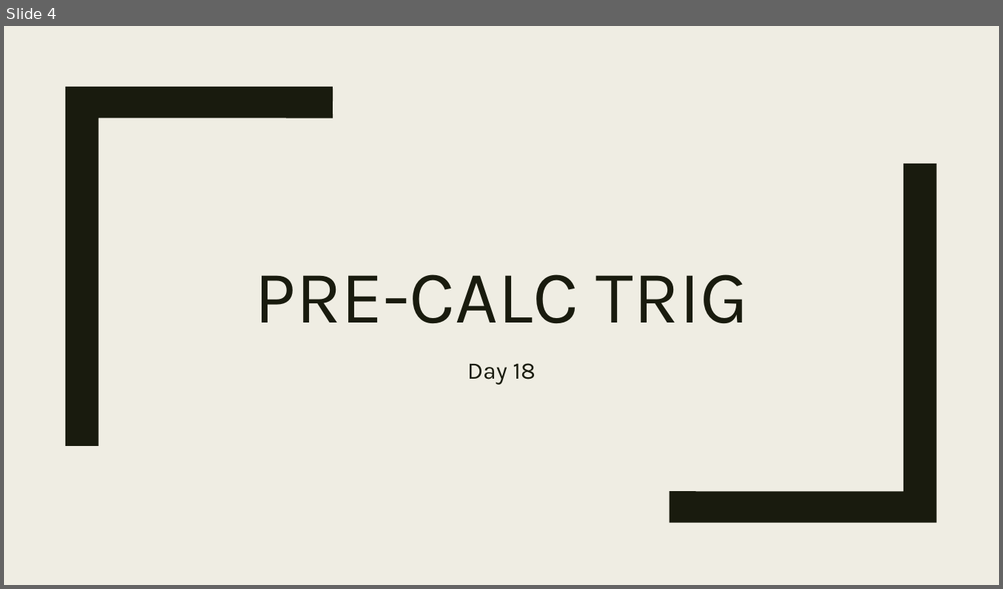
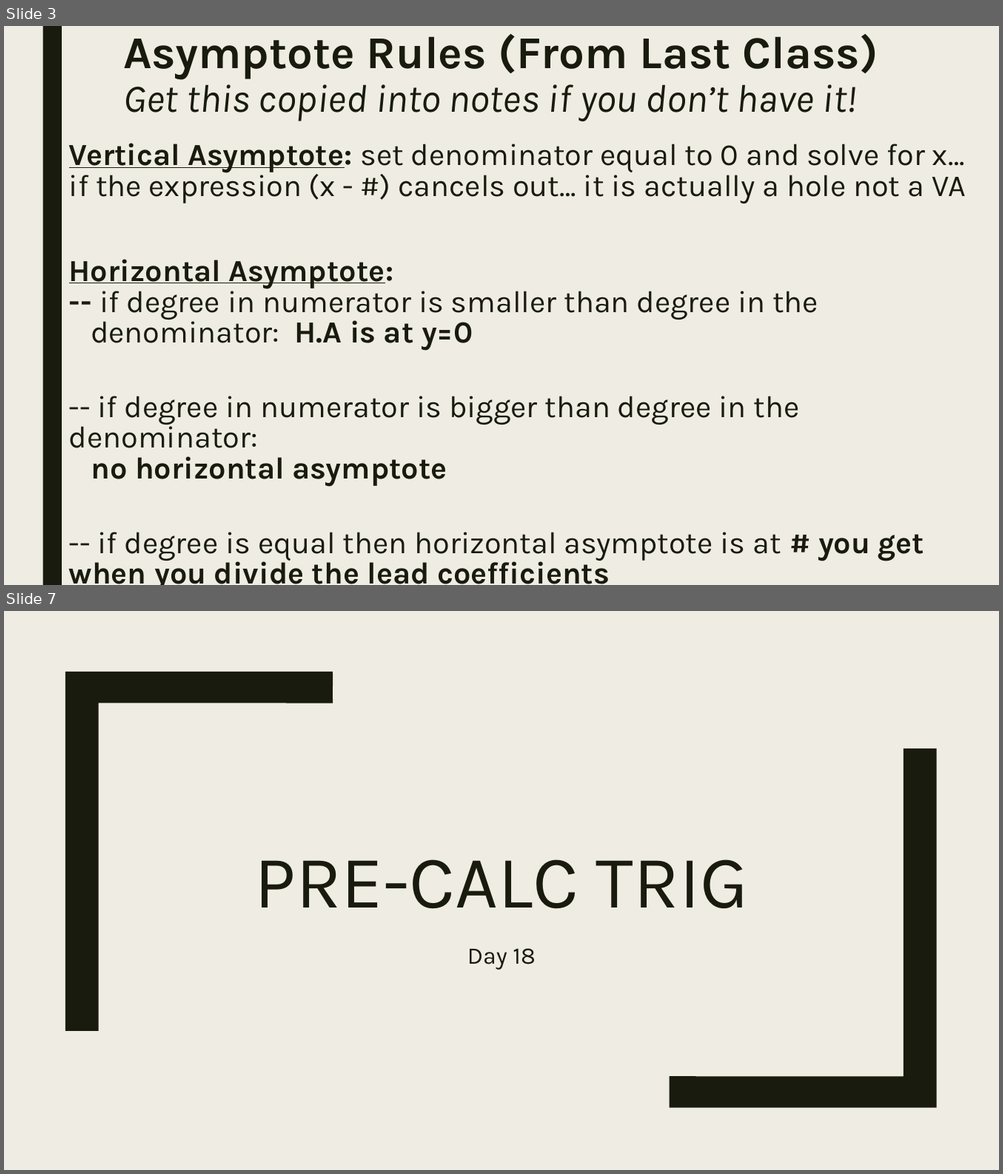
Before and after one commit to codecuddy/pre_calc, a slide deck: _PowerPoints/1st Semester/Unit 2 Polynomials/PreCalc_Day_018 12.1 Limits Intro Calculus.pptx. Shown one above the other, each under a label of ours: slide 4 before the commit, slides 3 and 7 after it; the slides between them are not shown. The pictures are 1003x589 and 1003x1174 pixels, drawn with LibreOffice and Linux fonts; fonts in the diff are those of the drawing. Boxes give left, top, right and bottom in pixels: in the first picture for what was removed or moved away, otherwise in the second. Text is boxed around its words. In the diff, an @@ line names an element or a change of style, - is before the commit and + after.

```diff
--- a/_PowerPoints/1st Semester/Unit 2 Polynomials/PreCalc_Day_018 12.1 Limits Intro Calculus.pptx
+++ b/_PowerPoints/1st Semester/Unit 2 Polynomials/PreCalc_Day_018 12.1 Limits Intro Calculus.pptx
@@ slide 3 added at (x1=4, y1=26, x2=999, y2=585), background #EFEDE3 @@
@@ rectangle added at (x1=42, y1=26, x2=62, y2=585), fill #191B0E @@
@@ title added at (x1=123, y1=33, x2=878, y2=121), 38 pt, text #191B0E, italic @@
+Asymptote Rules (From Last Class)
+Get this copied into notes if you don’t have it!
@@ text added at (x1=69, y1=143, x2=965, y2=585), 29.6 pt, text #191B0E @@
+Vertical Asymptote: set denominator equal to 0 and solve for x… if the expression (x - #) cancels out… it is actually a hole not a VA
+Horizontal Asymptote:
+-- if degree in numerator is smaller than degree in the
+denominator: H.A is at y=0
+-- if degree in numerator is bigger than degree in the denominator:
+no horizontal asymptote
+-- if degree is equal then horizontal asymptote is at # you get when you divide the lead coefficients
@@ what was slide 4 is now slide 7 @@
```
Also in this commit, not shown: 7 slides changed, 7 other slides added, 2 slides removed, 41 other files.
